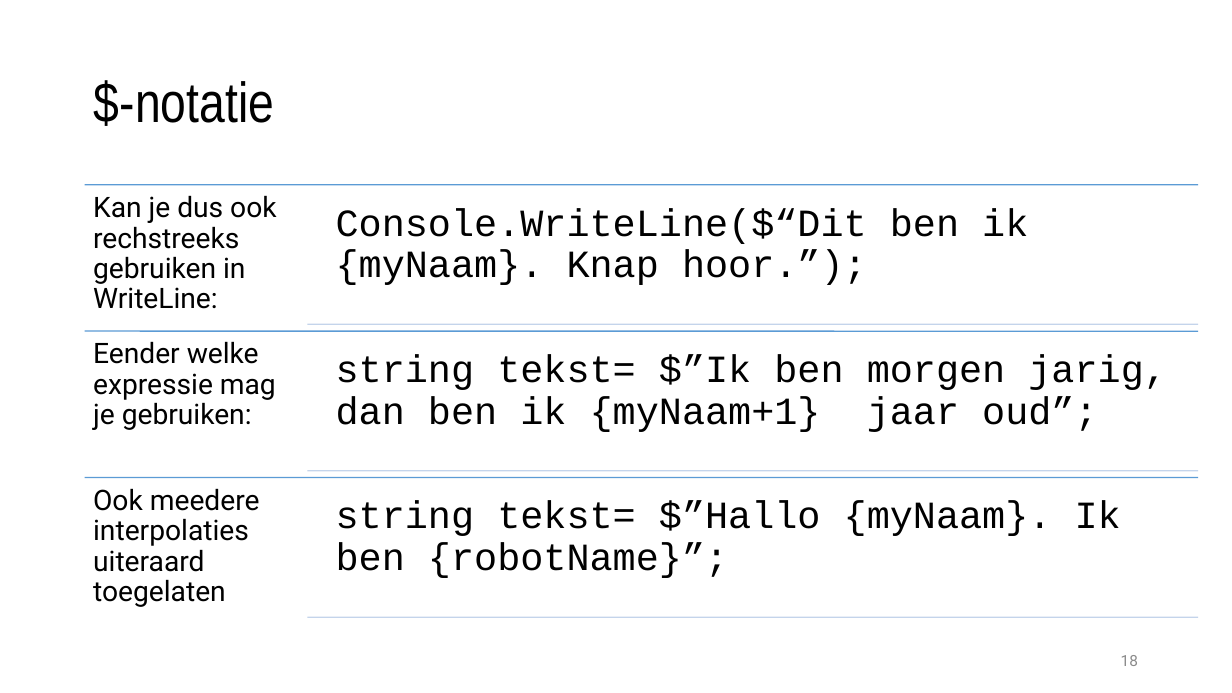
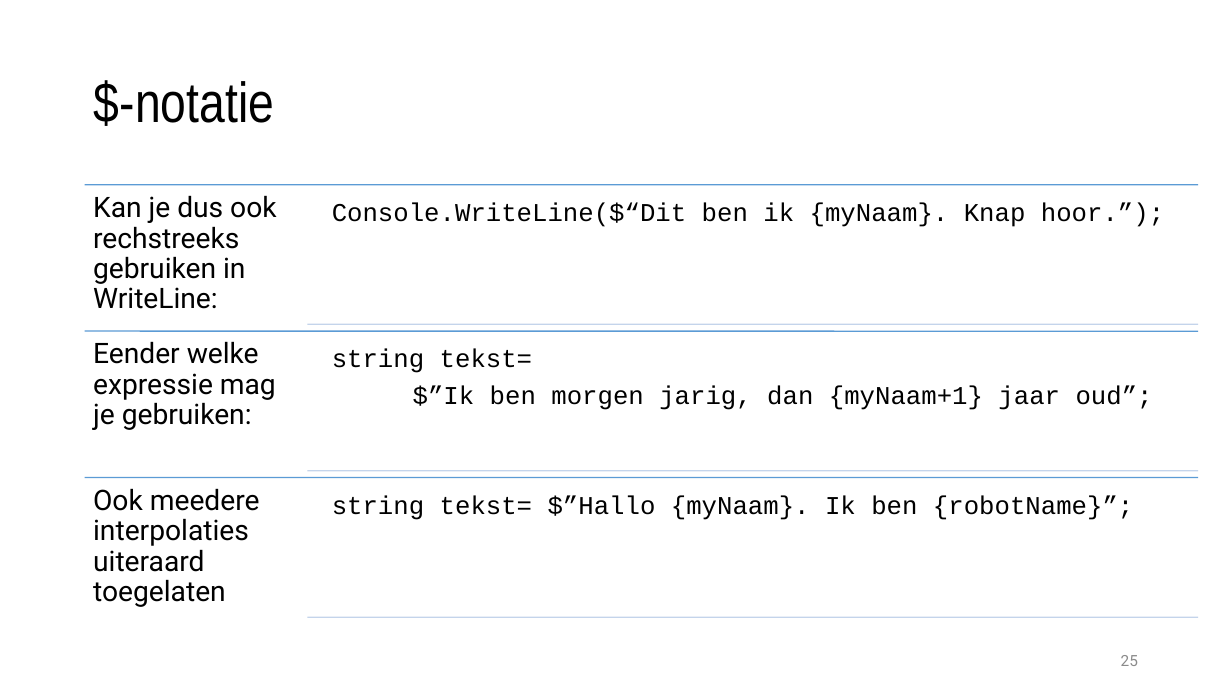
Before and after one commit to timdams/csharpbook, a slide deck: slide 25 of _SLIDES/2020/H3- Tekst in code gebruiken/H3_1_tekst.pptx (slide 18 before the commit). Drawn at 1232x693 pixels with LibreOffice and Linux fonts; fonts in the diff are those of the drawing; background and template pictures are left out. Boxes give left, top, right and bottom in pixels: in the first picture for what was removed or moved away, otherwise in the second. Text is boxed around its words. In the diff, an @@ line names an element or a change of style, - is before the commit and + after.

```diff
--- a/_SLIDES/2020/H3- Tekst in code gebruiken/H3_1_tekst.pptx
+++ b/_SLIDES/2020/H3- Tekst in code gebruiken/H3_1_tekst.pptx
@@ text "Console.WriteLine($“Dit ben ik {myNaam}. Knap ..." at (332,202,1164,227): size 30 to 20 pt; less space between paragraphs @@
@@ text at (332,348,1153,410): text changed; size 30 to 20 pt @@
-string tekst= $”Ik ben morgen jarig, dan ben ik {myNaam+1} jaar oud”;
+string tekst=
+$”Ik ben morgen jarig, dan {myNaam+1} jaar oud”;
@@ text "string tekst= $”Hallo {myNaam}. Ik ..." at (332,495,1133,520): size 30 to 20 pt; less space between paragraphs @@
@@ page number at (1121,655,1138,666): text changed @@
-18
+25
```
Also in this commit, not shown: 5 other slides changed, 23 slides added, 13 slides removed, 11 other files.
